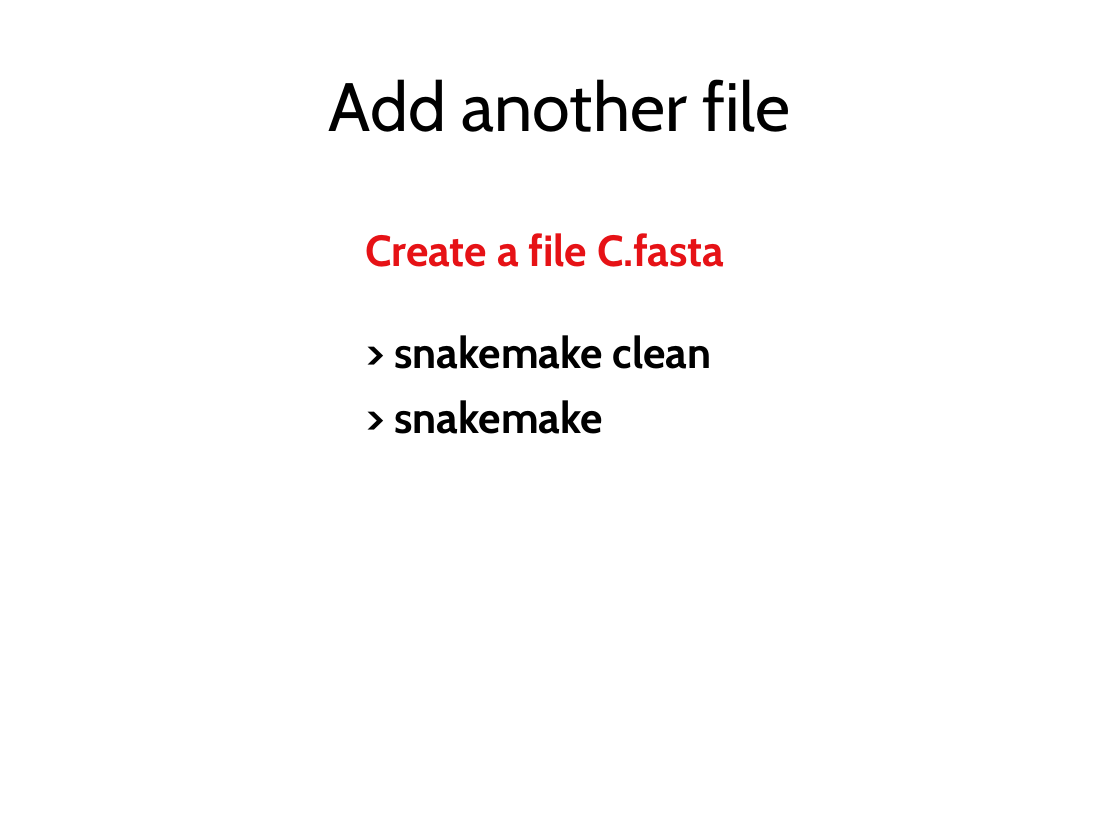
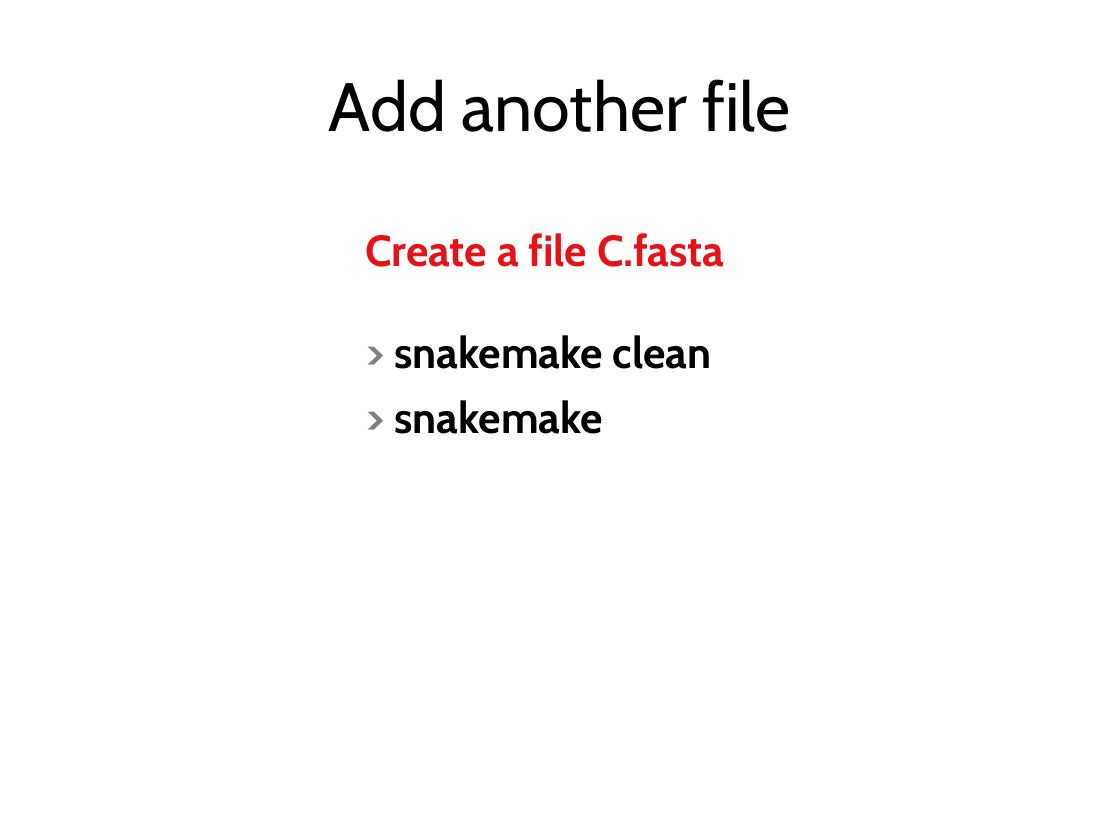
Before and after one commit to tobyhodges/siakemake-tutorial, a slide deck: slide 27 of 01-Snakemake-introduction.pptx (slide 25 before the commit). Drawn at 1120x840 pixels with LibreOffice and Linux fonts; fonts in the diff are those of the drawing; background and template pictures are left out. Boxes give left, top, right and bottom in pixels: in the first picture for what was removed or moved away, otherwise in the second. Text is boxed around its words. In the diff, an @@ line names an element or a change of style, - is before the commit and + after.

Commit message:
updated snakemake presentation to include for each cases

```diff
--- a/01-Snakemake-introduction.pptx
+++ b/01-Snakemake-introduction.pptx
@@ text "> snakemake clean" at (394, 335, 712, 369): text colour #000000 to #808080 in ">" @@
@@ text "> snakemake" at (394, 400, 603, 434): text colour #000000 to #7F7F7F in ">" @@
```
Also in this commit, not shown: 11 other slides changed, 10 slides added, 1 slide removed.
